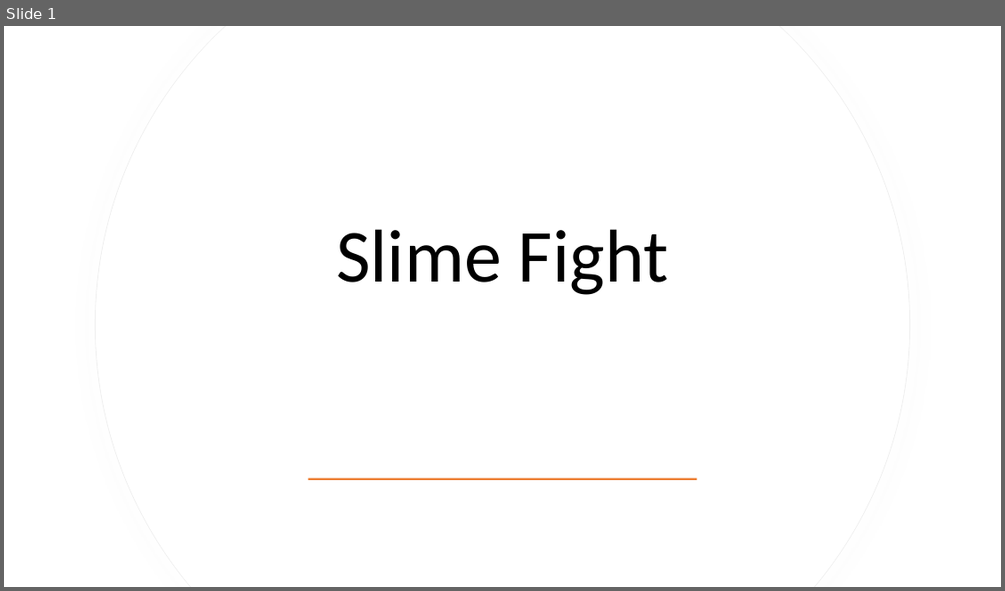
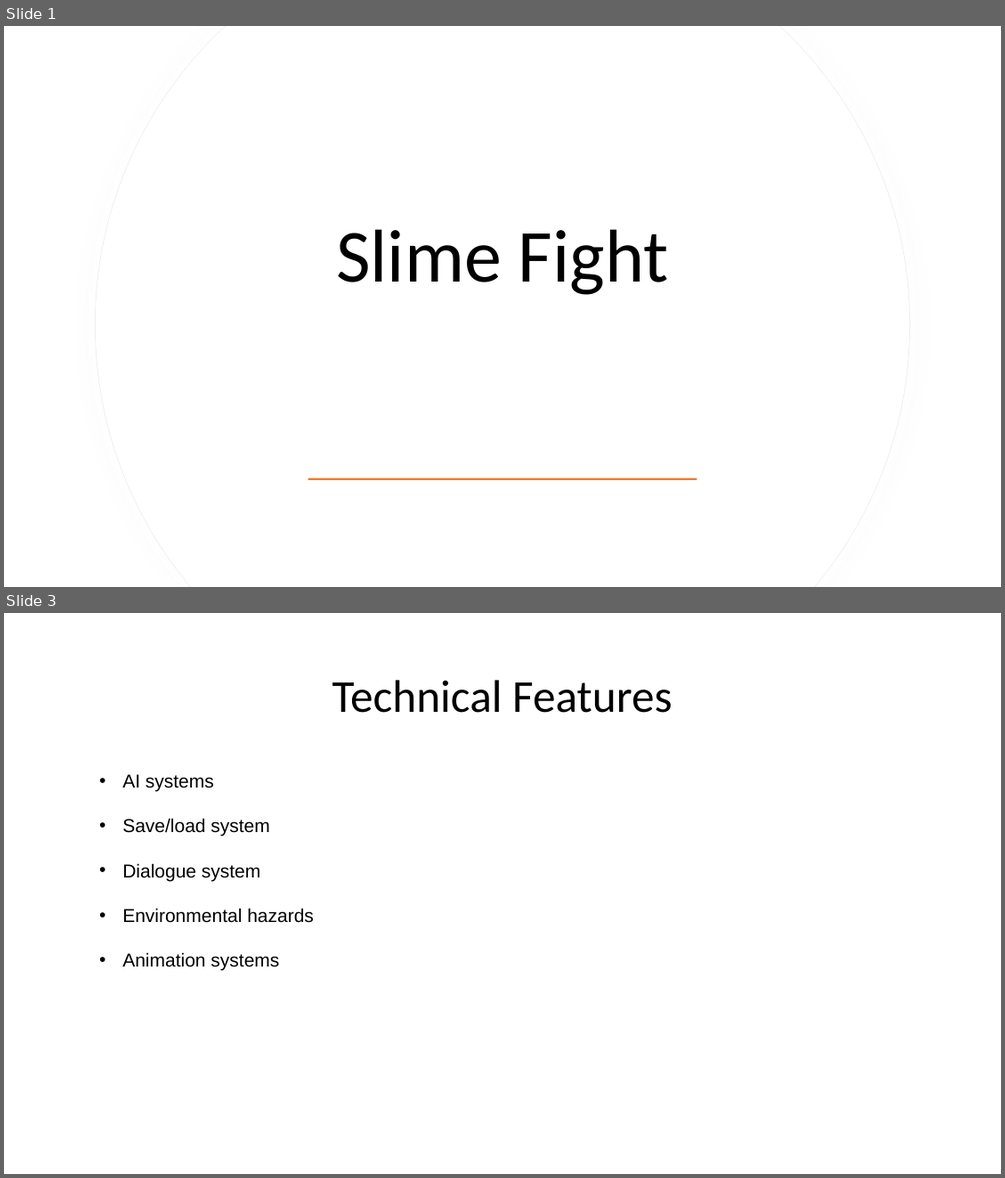
Before and after one commit to WilliamCheung2004/Slime-Fight-, a slide deck: Slime Fight.pptx. Shown one above the other, each under a label of ours: slide 1 before the commit, slides 1 and 3 after it; the slides between them are not shown. The pictures are 1005x591 and 1005x1178 pixels, drawn with LibreOffice and Linux fonts; fonts in the diff are those of the drawing. Boxes give left, top, right and bottom in pixels: in the first picture for what was removed or moved away, otherwise in the second. Text is boxed around its words. In the diff, an @@ line names an element or a change of style, - is before the commit and + after.

```diff
--- a/Slime Fight.pptx
+++ b/Slime Fight.pptx
@@ slide 3 added at (4, 613, 1001, 1174), background #FFFFFF @@
@@ title added at (332, 680, 672, 713), 44 pt, text #000000 @@
+Technical Features
@@ text added at (122, 774, 314, 971), 18 pt, text #000000 @@
+• AI systems
+• Save/load system
+• Dialogue system
+• Environmental hazards
+• Animation systems
```
Also in this commit, not shown: 1 slide changed, 5 slides removed, 32 other files.
